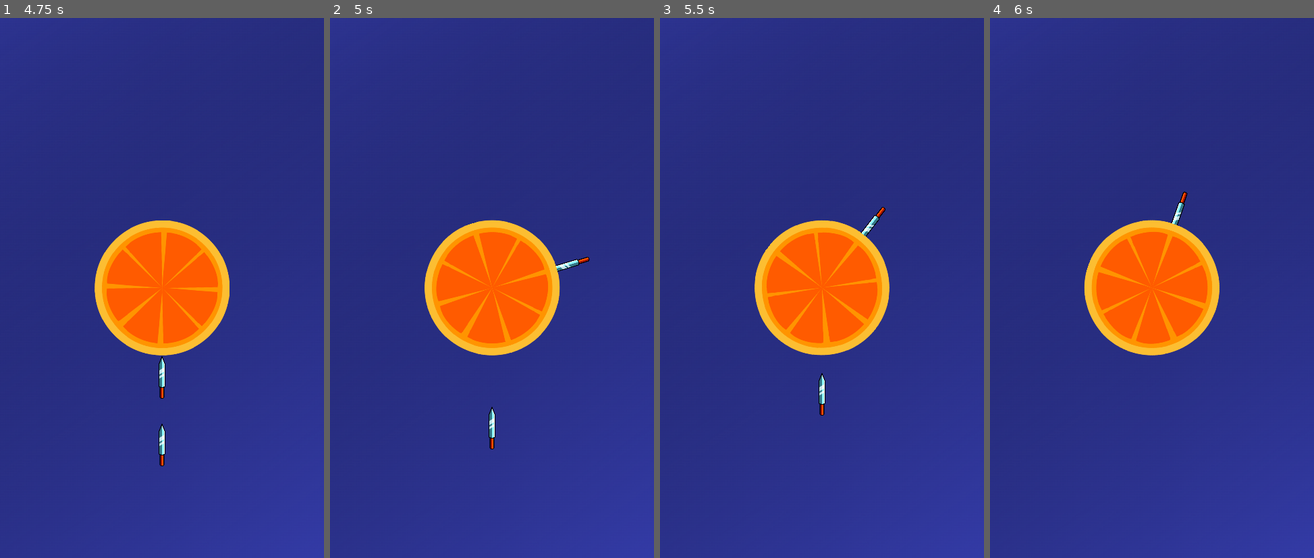
Above: before the commit, frames 1-4 (left to right).
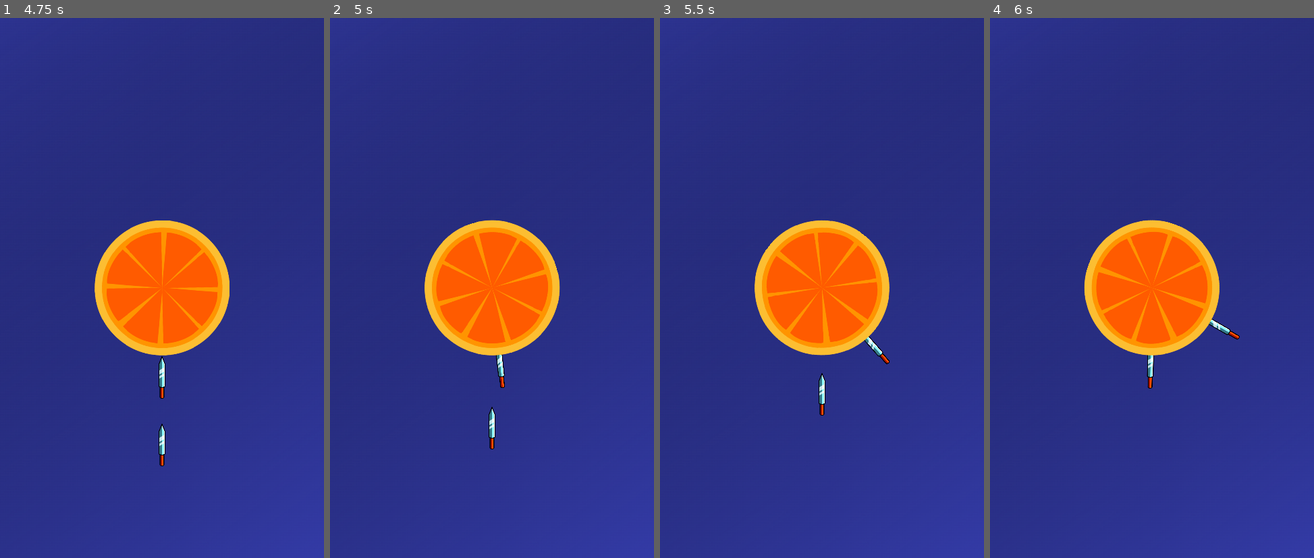
Above: after the commit, the same moments.

Repository: DimonNeAdekvat/Knife-Deflect
Game: Godot game, scene res://UI/main_menu.tscn
Two runs of this game, one before a commit and one after it. Both use one fixed random seed, a clock stepped at 60 frames per second and the inputs below.
Inputs:
- Up to frame 1 (4.75 s): click "Story" at 0.5 s; click "Story" at 1.25 s; click "Endless" at 2 s; hold Right (ui_right) 2.78-3.53 s; hold Left (ui_left) 3.53-4.28 s; hold Right (ui_right) from 4.28 s (still down)
- Up to frame 2 (5 s): keep holding Right (ui_right)
- Up to frame 3 (5.5 s): keep holding Right (ui_right)
- Up to frame 4 (6 s): release Right (ui_right) at 5.78 s; hold Left (ui_left) from 5.78 s (still down)

Frame 1 is identical in both runs. In frame 2, 0.2% of the frame differs, in the area x 51-81%, y 44-69%; in frame 3, 0.2%; in frame 4, 0.4%, in the area x 48-78%, y 32-69%.

Commit message:
works now

Diff:
--- a/Prefabs/knife.gd
+++ b/Prefabs/knife.gd
@@ -5,18 +5,19 @@
 var velocity : Vector2 = Vector2()
 
 func _ready():
-	top_level = true
 	velocity = Vector2.UP.rotated(self.rotation) * speed
 
 
-# Called every frame. 'delta' is the elapsed time since the previous frame.
 func _process(delta):
 	position += velocity * delta
 
 
 func _on_damagebox_entered(area):
 	if area is HitboxComponent :
-		$DamageboxComponent.set_deferred("monitoring",false)
-		set_process(false)
-		reparent(area.get_parent(),true)
-		top_level = false
+		call_deferred("rebase",area)
+
+func rebase(area : Node2D):
+	$DamageboxComponent.set_deferred("monitoring",false)
+	set_process(false)
+	var parent = area.get_parent()
+	reparent(parent,true)
--- a/Prefabs/knife.tscn
+++ b/Prefabs/knife.tscn
@@ -7,7 +7,7 @@
 
 [sub_resource type="CapsuleShape2D" id="CapsuleShape2D_f24wh"]
 radius = 16.0
-height = 216.0
+height = 208.0
 
 [node name="Knife" type="Sprite2D"]
 scale = Vector2(0.25, 0.25)
@@ -19,7 +19,7 @@
 damage_component = NodePath("../DamageComponent")
 
 [node name="CollisionShape2D" type="CollisionShape2D" parent="DamageboxComponent"]
-position = Vector2(0, 16)
+position = Vector2(0, 20)
 shape = SubResource("CapsuleShape2D_f24wh")
 
 [node name="DamageComponent" type="Node" parent="."]
--- a/Scripts/ControlableLog.gd
+++ b/Scripts/ControlableLog.gd
@@ -8,11 +8,11 @@
 
 var rotat_vel : float = 0.0 :
 	set(val):
-		var sign = signf(val)
+		var m_sign = signf(val)
 		var absl = abs(val)
 		if absl > max_angular_vel:
 			absl = max_angular_vel
-		rotat_vel = sign * absl
+		rotat_vel = m_sign * absl
 
 func _physics_process(delta):
 	rotation_degrees += rotat_vel * delta
Not shown, added: Audio/knife_hit.wav.import
Not shown, added: Audio/knife_hit_weak.wav.import
Not shown, added: Audio/knife_prepare.wav.import
Not shown, added: Audio/knife_ricochet.wav.import
Not shown, added: Audio/knife_throw.wav.import
Not shown, added: Audio/ui_click.wav.import
Not shown, added: Audio/ui_hover.wav.import
